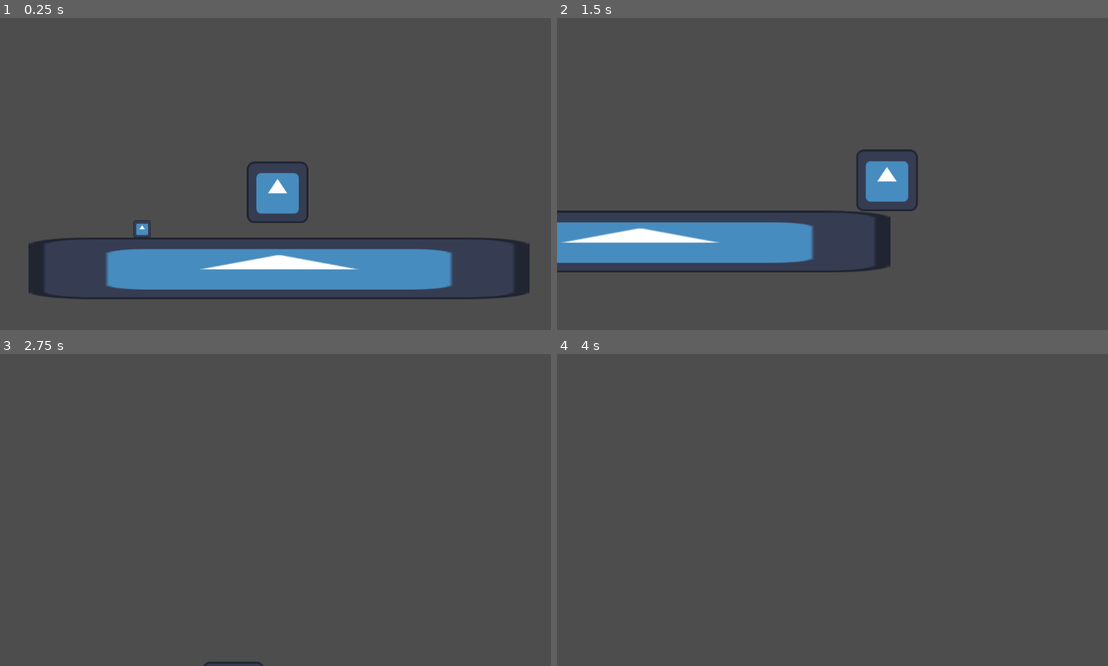
Above: before the commit, frames 1-4 (two rows, left to right).
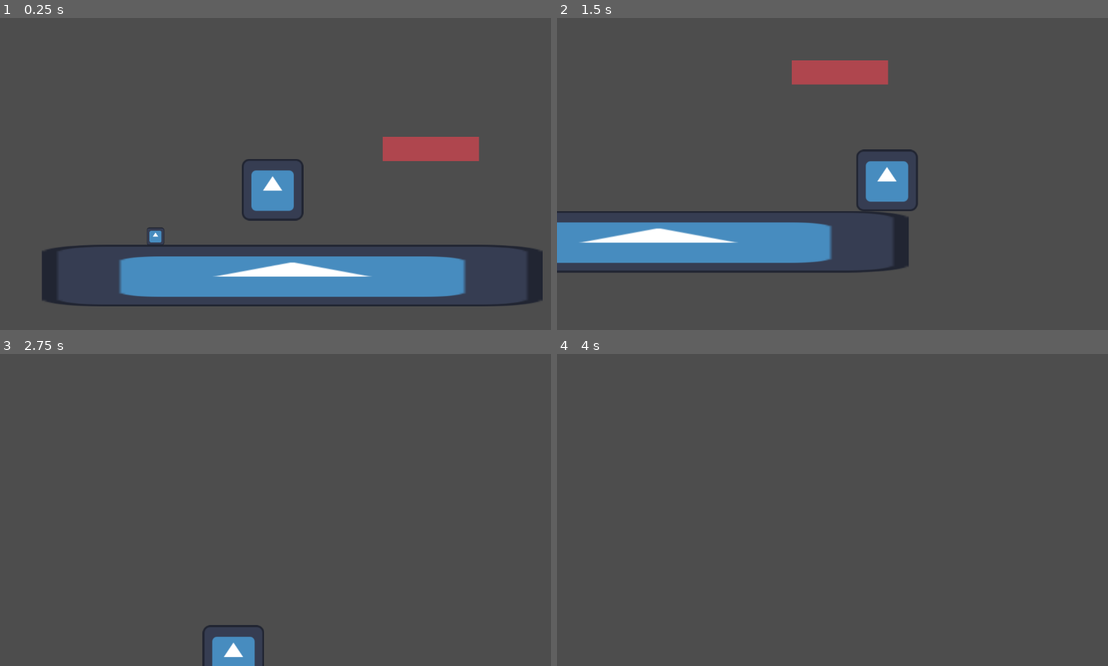
Above: after the commit, the same moments.

Repository: Monczak/warsztatyletni2025
Game: Godot game, scene res://src/Root.tscn
Two runs of this game, one before a commit and one after it. Both use one fixed random seed, a clock stepped at 60 frames per second and the inputs below. The engine's default icon, where the game draws it, is replaced by a stand-in: a white triangle on a blue panel in a dark square.
Inputs:
- Up to frame 1 (0.25 s): no input
- Up to frame 2 (1.5 s): hold Right (MoveRight) from 0.53 s (still down); tap Up (Jump) at 0.77 s
- Up to frame 3 (2.75 s): tap Up (Jump) at 1.52 s; release Right (MoveRight) at 2.03 s; hold Left (MoveLeft) from 2.03 s (still down)
- Up to frame 4 (4 s): release Left (MoveLeft) at 2.78 s; hold Right (MoveRight) from 2.78 s (still down); tap Up (Jump) at 3.02, 3.77 s; tap Enter at 3.5 s

The runs differ from the first frame. In frame 1, 11% of the frame differs, in the area x 5-99%, y 38-93%; in frame 2, 3.6%; in frame 3, 0.9%; in frame 4, nothing differs.

Commit message:
stuff

Diff:
--- a/src/SosivoWorld.tscn
+++ b/src/SosivoWorld.tscn
@@ -1,8 +1,9 @@
-[gd_scene load_steps=4 format=3 uid="uid://7rpppnklo8b7"]
+[gd_scene load_steps=5 format=3 uid="uid://7rpppnklo8b7"]
 
 [ext_resource type="Script" path="res://src/camera/Camera.gd" id="1_xtny4"]
 [ext_resource type="PackedScene" uid="uid://du36k4g5svai3" path="res://src/Level.tscn" id="2_dvp84"]
 [ext_resource type="PackedScene" uid="uid://cc54w6n5ncad1" path="res://src/objects/Player.tscn" id="3_efj0c"]
+[ext_resource type="PackedScene" uid="uid://b4xunxy4vkl0s" path="res://src/sosivo/prefabs/MovingPlatform.tscn" id="4_8sfa0"]
 
 [node name="World" type="Node2D"]
 
@@ -14,3 +15,9 @@
 [node name="Level" parent="." instance=ExtResource("2_dvp84")]
 
 [node name="Player" parent="." instance=ExtResource("3_efj0c")]
+position = Vector2(-38, -21)
+
+[node name="MovingPlatform" parent="." node_paths=PackedStringArray("_rb") instance=ExtResource("4_8sfa0")]
+position = Vector2(275, -31)
+_rb = NodePath(".")
+_originFlag = false
--- a/src/camera/Camera.gd
+++ b/src/camera/Camera.gd
@@ -6,5 +6,5 @@
 
 # Called every frame. 'delta' is the elapsed time since the previous frame.
 func _process(delta: float) -> void:
-    if target != null:
-        position = lerp(position, target.position, acceleration * delta)
+	if target != null:
+		position = lerp(position, target.position, acceleration * delta)
--- /dev/null
+++ b/src/sosivo/prefabs/MovingPlatform.tscn
@@ -0,0 +1,26 @@
+[gd_scene load_steps=4 format=3 uid="uid://b4xunxy4vkl0s"]
+
+[ext_resource type="Script" path="res://src/sosivo/scripts/MovingObject.gd" id="1_mfvqv"]
+[ext_resource type="Texture2D" uid="uid://dvmt5ta6e00vf" path="res://images/white.png" id="2_i4ph8"]
+
+[sub_resource type="RectangleShape2D" id="RectangleShape2D_qlgry"]
+size = Vector2(200, 50)
+
+[node name="MovingPlatform" type="RigidBody2D" node_paths=PackedStringArray("_rb")]
+position = Vector2(243, -49)
+mass = 400.0
+gravity_scale = 0.0
+script = ExtResource("1_mfvqv")
+_moveSpeed = 100.0
+_acceleration = 100.0
+_rb = NodePath(".")
+DestinationDelta = Vector2(3000, -3000)
+
+[node name="CollisionShape2D" type="CollisionShape2D" parent="."]
+shape = SubResource("RectangleShape2D_qlgry")
+one_way_collision_margin = 0.0
+
+[node name="Sprite2D" type="Sprite2D" parent="."]
+modulate = Color(0.685266, 0.27289, 0.304541, 1)
+scale = Vector2(100, 25)
+texture = ExtResource("2_i4ph8")
--- /dev/null
+++ b/src/sosivo/scripts/MovingObject.gd
@@ -0,0 +1,49 @@
+extends ObjectInteractable
+
+
+#@export var rb : RigidBody2D
+@export var _moveSpeed : float = 1
+@export var _acceleration : float = 10
+@export var _rb : RigidBody2D
+var _origin : Vector2
+var _destination : Vector2
+@export var DestinationDelta : Vector2
+@export var _originFlag : bool = true
+
+func OnInteraction() -> void:
+	_originFlag = false
+	pass
+func OffInteraction() -> void:
+	_originFlag = true
+	pass
+
+# Called when the node enters the scene tree for the first time.
+func _ready() -> void:
+	_origin = position;
+	_destination = position + DestinationDelta;
+	pass # Replace with function body.
+
+
+# Called every frame. 'delta' is the elapsed time since the previous frame.
+var velocity : Vector2 = Vector2.ZERO
+
+func _physics_process(delta : float) -> void:
+	const closeToZero : float = 0.05
+	var desiredRelocation : Vector2 = Vector2.ZERO
+
+	if (_originFlag):
+		desiredRelocation = (_origin - position)
+	else:
+		desiredRelocation = (_destination - position)
+
+	if (desiredRelocation.length() > closeToZero):
+		velocity = lerp(_rb.linear_velocity, desiredRelocation.normalized() * _moveSpeed,_acceleration * delta)
+	else:
+		velocity = lerp(_rb.linear_velocity, desiredRelocation, _acceleration * delta)
+		#transform.position = (Vector2)transform.position + desiredRelocation;
+	pass
+
+func _integrate_forces(_state: PhysicsDirectBodyState2D) -> void:
+	_rb.linear_velocity = velocity
+		#transform.position = (Vector2)transform.position + desiredRelocation;
+	pass
--- /dev/null
+++ b/src/sosivo/scripts/ObjectInteractable.gd
@@ -0,0 +1,14 @@
+extends Node2D
+class_name ObjectInteractable
+func OnInteraction() -> void:
+	pass
+func OffInteraction() -> void:
+	pass
+# Called when the node enters the scene tree for the first time.
+func _ready() -> void:
+	pass # Replace with function body.
+
+
+# Called every frame. 'delta' is the elapsed time since the previous frame.
+func _process(_delta: float) -> void:
+	pass
--- /dev/null
+++ b/src/sosivo/scripts/tools/EditorDrawTool.gd
@@ -0,0 +1,10 @@
+@tool
+extends EditorPlugin
+
+func edit(object :Object) ->void:
+	pass
+func _handles(object: Object) -> bool:
+	return true
+
+func forward_canvas_draw_over_viewport(overlay):
+	overlay.draw_rect(Rect2(50, 50, 100, 50), Color(1, 0, 0, 0.5))
